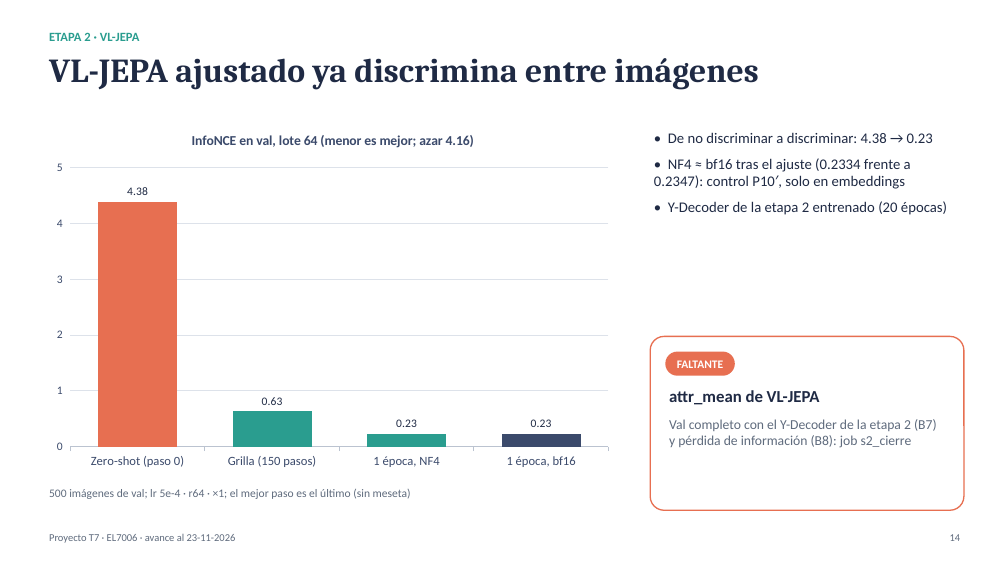
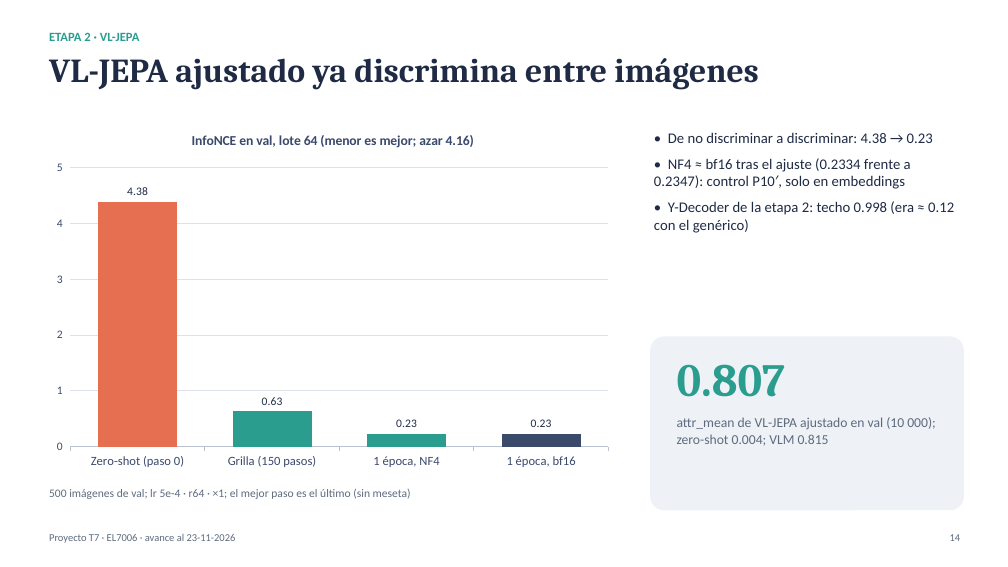
Before and after one commit to BrnoOr/Multimodal_LLM, a slide deck: slide 14 of docs/presentacion_avance.pptx. Drawn at 1008x567 pixels with LibreOffice and Linux fonts; fonts in the diff are those of the drawing. Boxes give left, top, right and bottom in pixels: in the first picture for what was removed or moved away, otherwise in the second. Text is boxed around its words. In the diff, an @@ line names an element or a change of style, - is before the commit and + after.

Commit message:
etapa2: VL-JEPA ajustado en val (0.807) y perdida de informacion; presentacion al dia

```diff
--- a/docs/presentacion_avance.pptx
+++ b/docs/presentacion_avance.pptx
@@ text at (x1=654, y1=201, x2=954, y2=233): text changed @@
-• Y-Decoder de la etapa 2 entrenado (20 épocas)
+• Y-Decoder de la etapa 2: techo 0.998 (era ≈ 0.12 con el genérico)
@@ rounded rectangle at (x1=650, y1=337, x2=964, y2=510): fill #FFFFFF to #EEF2F7; outline #E76F51 1.25 pt to none @@
@@ rounded rectangle removed at (x1=665, y1=352, x2=735, y2=376) @@
-FALTANTE
@@ text added at (x1=677, y1=364, x2=785, y2=397), 44 pt, text #2A9D8F, bold @@
+0.807
@@ text removed at (x1=669, y1=419, x2=937, y2=448) @@
-Val completo con el Y-Decoder de la etapa 2 (B7) y pérdida de información (B8): job s2_cierre
@@ text at (x1=677, y1=417, x2=935, y2=445): text changed; size 16 to 13 pt; text colour #1F2A44 to #5F6B7D; bold off @@
-attr_mean de VL-JEPA
+attr_mean de VL-JEPA ajustado en val (10 000); zero-shot 0.004; VLM 0.815
```
Also in this commit, not shown: 4 other slides changed, 2 slides added, 2 other files.
